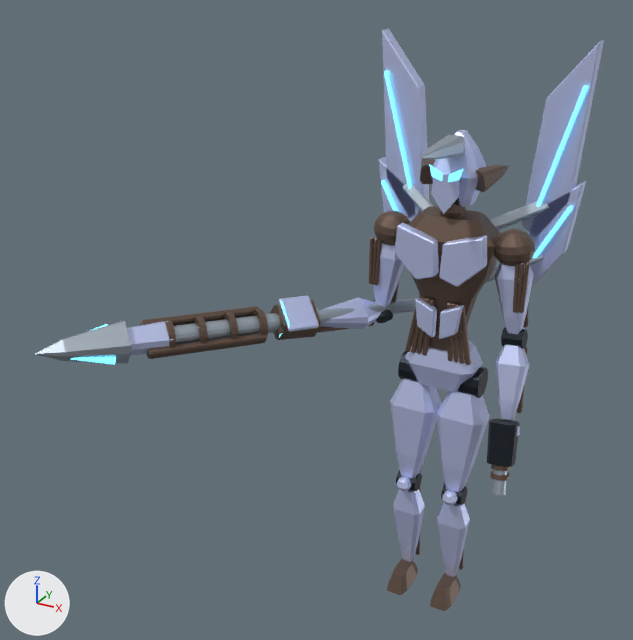
Two versions of the Blender file out/mech_reference/t02/t02.blend, one commit apart.
Before and after are seen from a 50 mm camera at (3.57, -9.99, 8.97) aimed at (-1.31, -1.12, 4.53). The lights are fixed; the arrows at lower left show +X, +Y and +Z. The picture after the commit comes second. Both versions are drawn at frame 93 of the action 't02:heavy:elbow_r'; the numbers are the values there.

Objects in the first picture: 'Femur anatomical armor', 'Femur anatomical armor.001', 'Heavy weapon open bore', 'Hybrid lance cutting spearhead', 'Long outward blade thruster.001', 'Long outward blade thruster.002', 'Long outward blade thruster.003', 'Narrow seraph pelvic girdle', 'Radius ulna anatomical armor.001', 'Slender articulated thoracic cage', 'Swept seraph pectoral armor', 'Swept seraph pectoral armor.001' and 73 more.
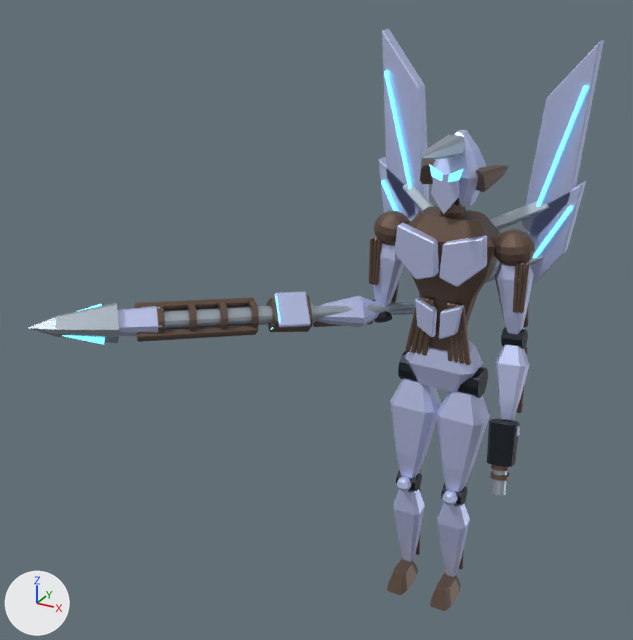
ob_elbow_r is not drawn itself; it is the parent of ob_wrist_r, ob_radius_ulna_paired_load_rod, ob_radius_ulna_paired_load_rod_001, ob_radius_ulna_anatomical_armor, ob_radius_ulna_hinge, ob_olecranon_elbow_projection, ob_exposed_living_arm_tendon_bundle_003, ob_exposed_living_arm_tendon_bundle_004.

The change, as a diff of the scene's bpy script:
```diff
--- a/out/mech_reference/t02/t02.blend.py
+++ b/out/mech_reference/t02/t02.blend.py
@@ ob_elbow_r @@
 ob_elbow_r.location = (0.0, -0.08, -1.17)
-ob_elbow_r.rotation_euler = (-1.582, 0.581, -0.652)  # degrees (-91, 33, -37)
+ob_elbow_r.rotation_euler = (-1.581, 0.723, -0.807)  # degrees (-91, 41, -46)
```

Pixel boxes [x1, y1, x2, y2] of what changed, in the pictures (633 x 640 px):
'Hybrid lance cutting spearhead', turned
    before: [35, 321, 131, 363]
    after: [29, 303, 119, 343]
'Heavy weapon open bore', turned
    before: [174, 313, 280, 345]
    after: [164, 306, 273, 330]
'Long superconducting gun rail.001', turned
    before: [147, 333, 268, 359]
    after: [137, 326, 258, 342]
'Hybrid lance electromagnetic collar', turned
    before: [127, 321, 173, 355]
    after: [117, 306, 162, 336]
'Long superconducting gun rail', turned
    before: [140, 306, 259, 326]
    after: [134, 297, 254, 311]
'Reversible heavy charge aperture', turned
    before: [279, 295, 319, 332]
    after: [274, 292, 311, 328]
'Radius ulna anatomical armor', turned
    before: [320, 297, 381, 329]
    after: [316, 296, 379, 328]
'Long hybrid lance axial shaft', turned
    before: [319, 298, 416, 324]
    after: [314, 301, 416, 320]
'Heavy electromagnetic receiver', turned
    before: [270, 299, 321, 340]
    after: [266, 295, 313, 332]
'Heavy accelerator ring.003', turned
    before: [193, 316, 208, 344]
    after: [186, 303, 197, 332]
'Heavy accelerator ring.002', turned
    before: [223, 312, 238, 339]
    after: [217, 302, 228, 330]
'Hybrid lance blade edge.001', turned
    before: [35, 354, 116, 365]
    after: [29, 328, 105, 345]
'Heavy accelerator ring.001', turned
    before: [253, 309, 268, 335]
    after: [247, 300, 259, 328]
'Heavy accelerator ring.004', turned
    before: [162, 320, 176, 348]
    after: [155, 305, 165, 333]
'Exposed living arm tendon bundle.005', turned
    before: [318, 322, 374, 333]
    after: [313, 321, 373, 327]
'Radius ulna hinge', turned
    before: [373, 300, 393, 323]
    after: [373, 300, 392, 323]
'Charge aperture luminous edge', turned
    before: [281, 301, 290, 326]
    after: [275, 296, 281, 322]
'Compact flush shield transducer', turned
    before: [276, 327, 283, 339]
    after: [269, 322, 274, 331]
'Axial grip retaining flange', turned
    before: [315, 306, 321, 323]
    after: [310, 302, 315, 323]
'Hybrid lance blade edge', turned
    before: [90, 324, 107, 331]
    after: [79, 304, 102, 311]
